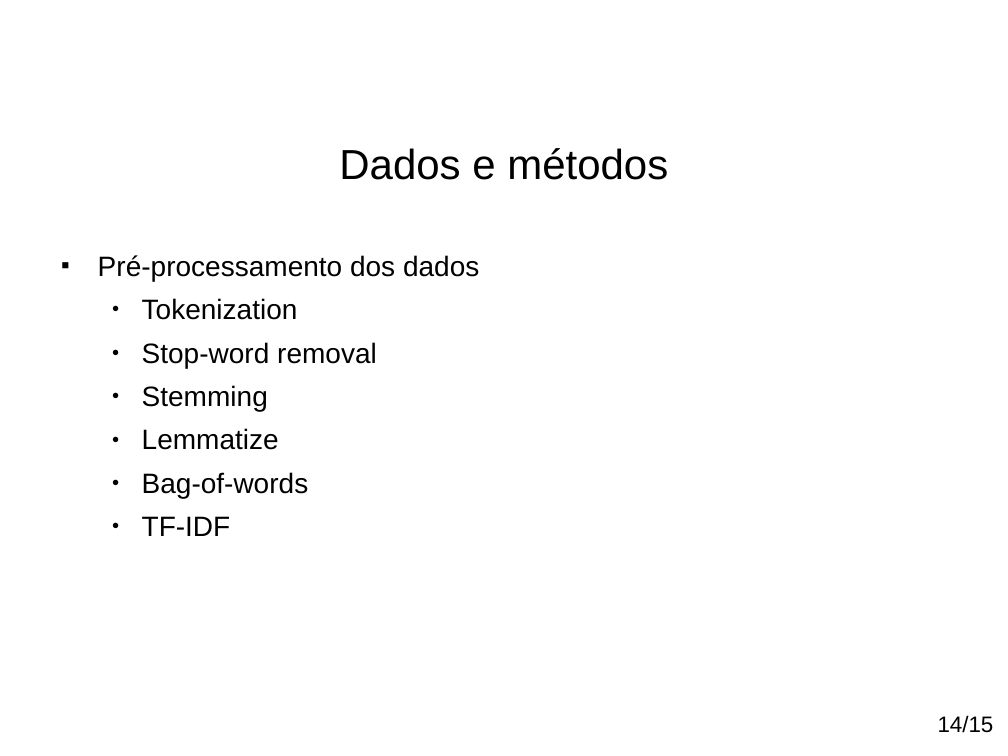
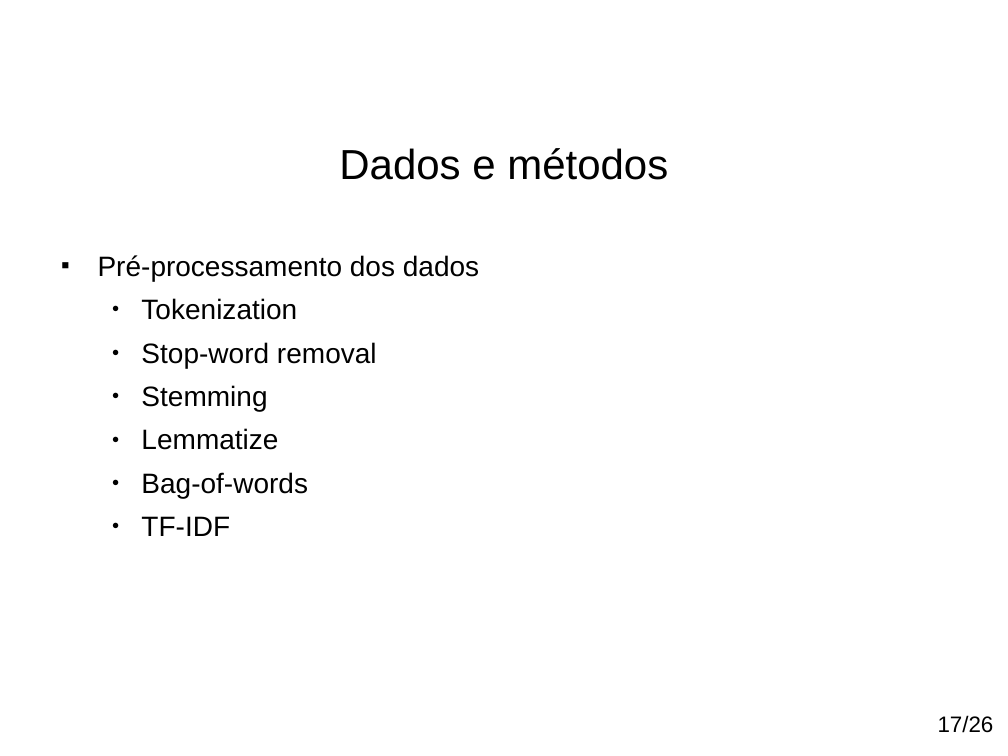
Before and after one commit to paulohq/apresentacao-NLP, a slide deck: slide 18 of apresentacao-mineracao-de-sugestoes.ppt (slide 15 before the commit). Drawn at 1008x756 pixels with LibreOffice and Linux fonts; fonts in the diff are those of the drawing; background and template pictures are left out. Boxes give left, top, right and bottom in pixels: in the first picture for what was removed or moved away, otherwise in the second. Text is boxed around its words. In the diff, an @@ line names an element or a change of style, - is before the commit and + after.

```diff
--- a/apresentacao-mineracao-de-sugestoes.ppt
+++ b/apresentacao-mineracao-de-sugestoes.ppt
@@ text at [938,715,994,733]: text changed @@
-14/15
+17/26
```
Also in this commit, not shown: 19 other slides changed, 6 slides added, 3 slides removed, 4 other files.
